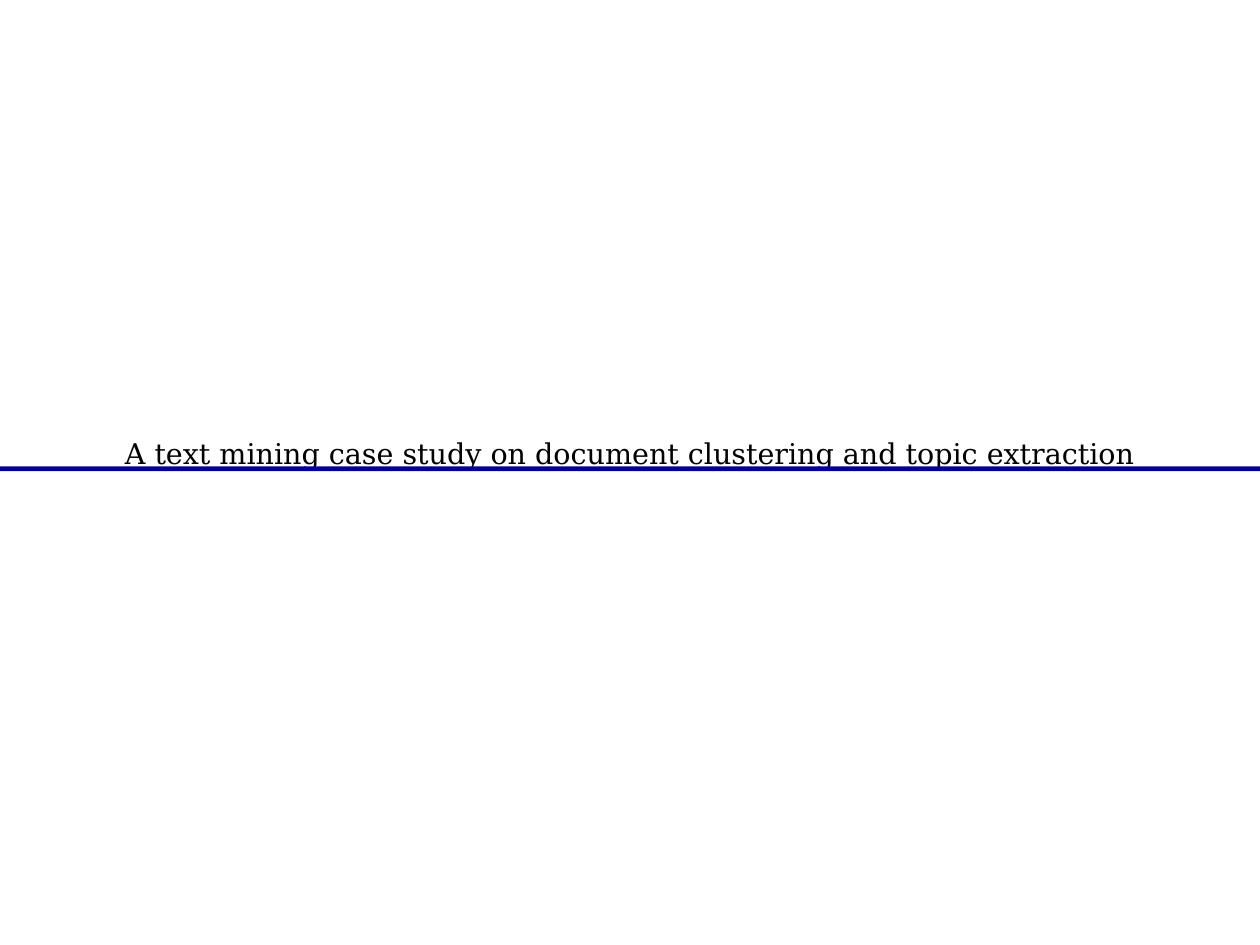
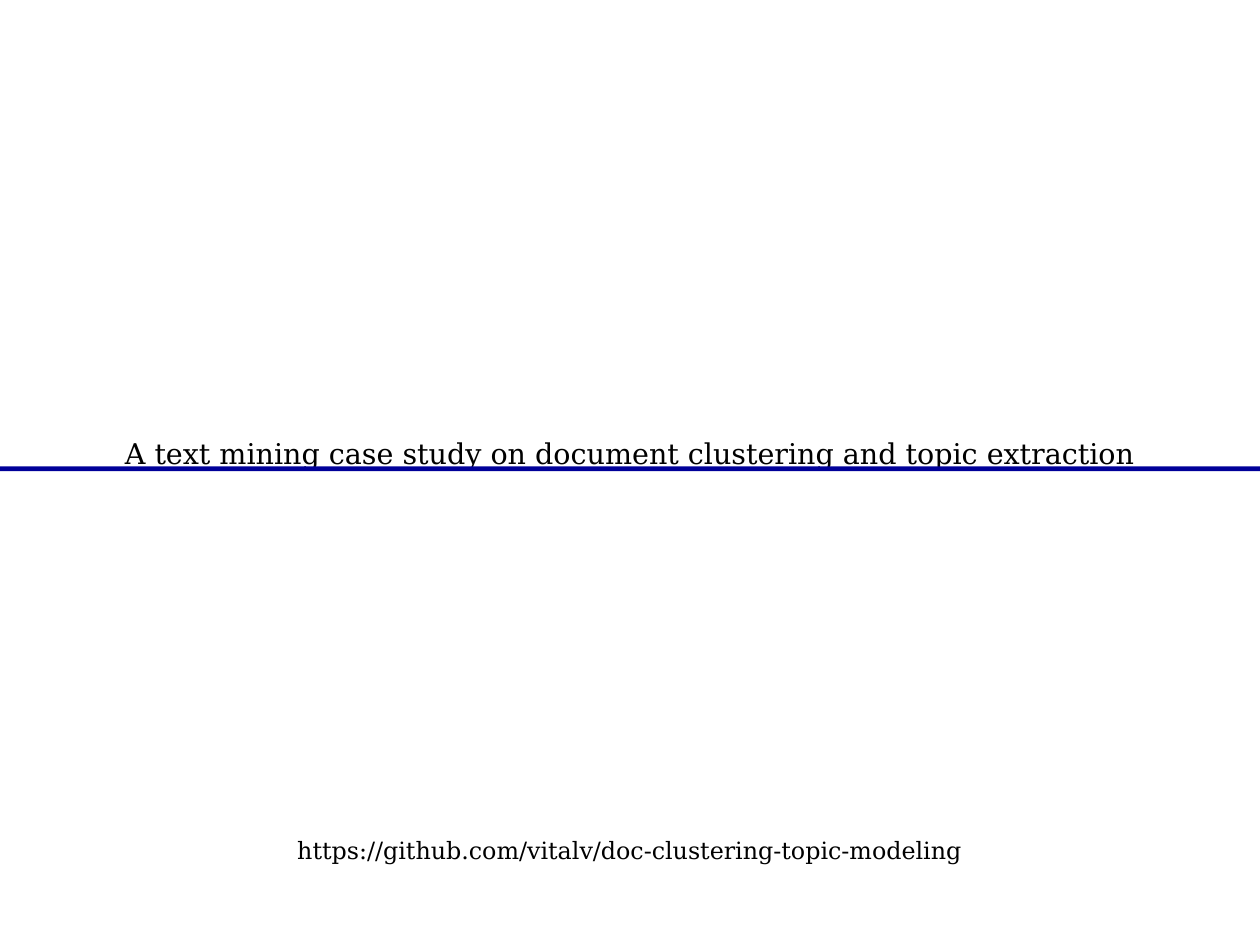
Before and after one commit to vitalv/doc-clustering-topic-modeling, a slide deck: slide 1 of doc-clustering-topic-modeling.odp. Drawn at 1260x945 pixels with LibreOffice and Linux fonts; fonts in the diff are those of the drawing. Boxes give left, top, right and bottom in pixels: in the first picture for what was removed or moved away, otherwise in the second. Text is boxed around its words. In the diff, an @@ line names an element or a change of style, - is before the commit and + after.

```diff
--- a/doc-clustering-topic-modeling.odp
+++ b/doc-clustering-topic-modeling.odp
@@ text added at box(297, 841, 961, 865), 15 pt, text #000000 @@
+https://github.com/vitalv/doc-clustering-topic-modeling
```
Also in this commit, not shown: 11 other slides changed, 3 slides added, 2 slides removed.
